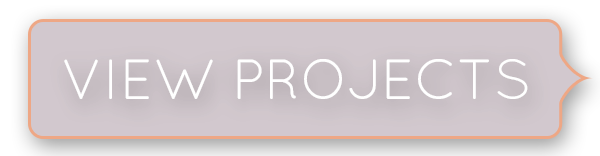
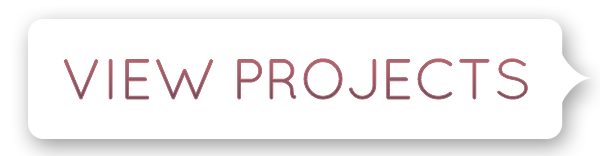
Layered file, before and after one edit (600x156). Changes by layer:
painted on "VIEW PROJECTS" over [64, 59, 528, 99]
painted on "Rounded Rectangle 2" over [28, 19, 592, 139]
